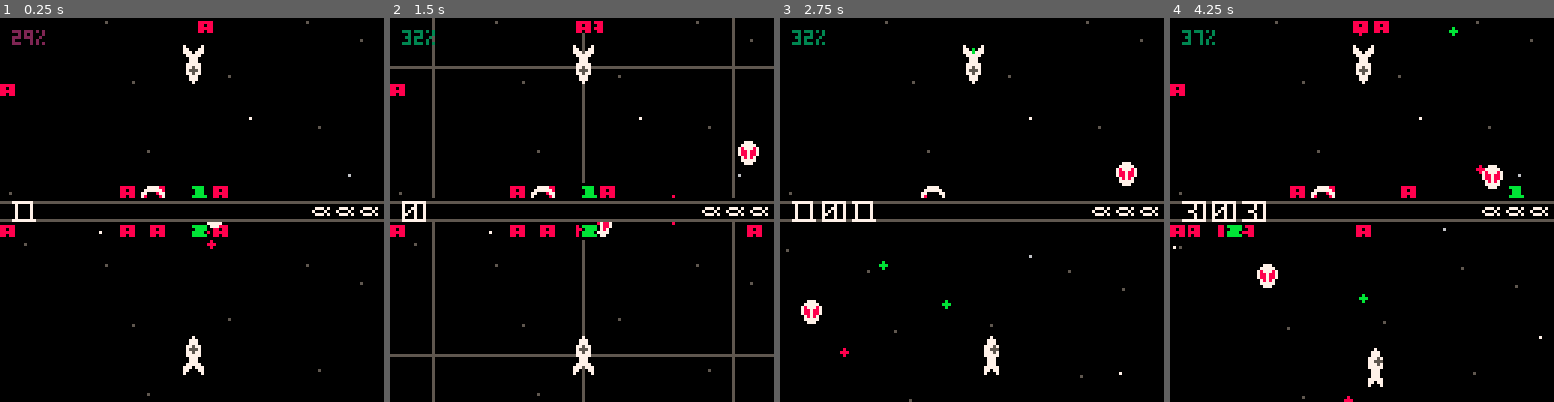
Above: before the commit, frames 1-4 (left to right).
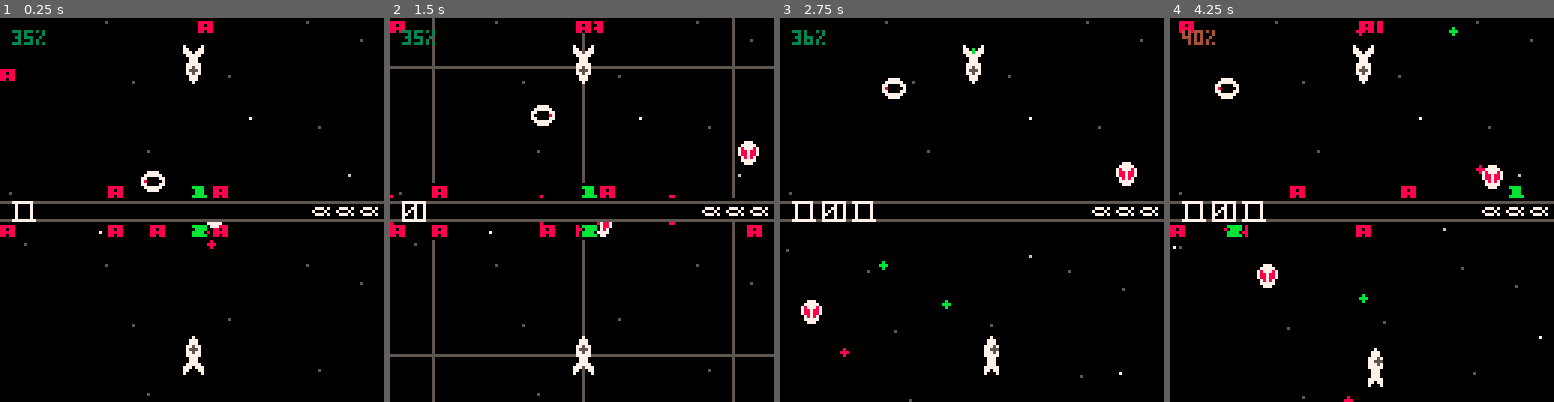
Above: after the commit, the same moments.

Repository: catnipped/friendlyfire
Game: PICO-8 cartridge friendlyfire.p8
Two runs of this game, one before a commit and one after it. Both use one fixed random seed, a clock stepped at 60 frames per second and the inputs below.
Inputs:
- Up to frame 1 (0.25 s): no input
- Up to frame 2 (1.5 s): tap O (Z key) at 0.7 s
- Up to frame 3 (2.75 s): hold Right 1.6-2.1 s; tap O (Z key) at 1.7, 2.1, 2.5 s; hold Up 2.15-2.42 s; hold Right from 2.47 s (still down)
- Up to frame 4 (4.25 s): tap O (Z key) every 0.4 s from 2.9 to 4.1 s; release Right at 3.03 s; hold Left 3.08-3.58 s; hold Down 3.63-3.97 s; hold Right from 4.02 s (still down)

The runs differ from the first frame. In frame 1, 1.0% of the frame differs, in the area x 0-43%, y 3-58%; in frame 2, 1.0%; in frame 3, 0.3%; in frame 4, 1.4%, in the area x 0-58%, y 0-58%.

Commit message:
new robot

Diff:
--- a/friendlyfire.p8
+++ b/friendlyfire.p8
@@ -25,7 +25,9 @@
 		},
 		vector = {
 			up = {0,-1},
-			down = {0,1}
+			down = {0,1},
+			left = {-1,0},
+			right = {1,0}
 		},
 		stars = initstars(64,3)
 	}
@@ -364,16 +366,16 @@
 end
 
 -- projectile
-function spawnprojectile(p,color)
+function spawnprojectile(p,color,rad,vel)
 	local proj = {
 		id = p.id,
 		type = "projectile",
 		origin = p.type,
 		x = p.x,
 		y =  p.y,
-		rad = 1,
+		rad = rad or 1,
 		vector = p.projdir,
-		velocity = 1.2,
+		velocity = vel or 1.2,
 		color = color,
 		death = false,
 	}
@@ -422,7 +424,15 @@
 			projdir = {0,0},
 			velocity = 0.3,
 			movement = function(enemy, time, events)
-				-- enemy.vector = {sin(time%1),sin(time%1)}
+				if every(120) then
+					local vlist = {const.vector.up,const.vector.left,const.vector.down,const.vector.right}
+					enemy.vector = vlist[1+flr(rnd(4))]
+					enemy.projdir = {-enemy.vector[1],-enemy.vector[2]}
+				end
+				if every(180) then
+					local lproj = spawnprojectile(enemy,8,2,0.5)
+					add(events,{type = "projectile", object = lproj})
+				end
 			end,
 			gfx = function(enemy, time)
 				palt(15,true)
@@ -888,14 +898,14 @@
 
 
 __gfx__
-00000000000000000000000000000000ff7777ff00000000007770000077000007700000070000000700000000000000f0000ffff00000fff00000ff00000000
-00000000000000000000000007770700f777777f0000000007777700077870007e8700000770000077000000000000000bbbb0ff0bbbbb0f0888880f00000000
-007007000007000000070000700070007700007700000000787778707778870078070000070777770700000000000000f0bbb0fff0bbbb0f0880880f00000000
-000770000077700000777000077707007000000700000000788788707880070007700000770000000770000000000000f0bbb0ff0bbbb0ff0888880f00000000
-0007700000777000007770000000000077000077000000007887887007807000000000007008000800700000000000000bbbbb0f0bbbbb0f0880880f00000000
-00700700077577000777570000000000f777777f00000000078787000077000000000000708800088070000000000000f00000fff00000fff00f00ff00000000
-00000000075557000775550000000000ff7777ff00000000077777000000000000000000708880888070000000000000ffffffffffffffffffffffff00000000
-00000000077577000777570000000000ffffffff00000000007770000000000000000000700880880070000000000000ffffffffffffffffffffffff00000000
+00000000000000000000000000000000ff7777fff77777ff007770000077000007700000070000000700000000000000f0000ffff00000fff00000ff00000000
+00000000000000000000000007770700f777777f7000007f07777700077870007e8700000770000077000000000000000bbbb0ff0bbbbb0f0888880f00000000
+00700700000700000007000070007000770000777070707f787778707778870078070000070777770700000000000000f0bbb0fff0bbbb0f0880880f00000000
+00077000007770000077700007770700700000077007007f788788707880070007700000770000000770000000000000f0bbb0ff0bbbb0ff0888880f00000000
+00077000007770000077700000000000770000777070707f7887887007807000000000007008000800700000000000000bbbbb0f0bbbbb0f0880880f00000000
+00700700077577000777570000000000f777777f7000007f078787000077000000000000708800088070000000000000f00000fff00000fff00f00ff00000000
+00000000075557000775550000000000ff7777fff77777ff077777000000000000000000708880888070000000000000ffffffffffffffffffffffff00000000
+00000000077577000777570000000000ffffffffffffffff007770000000000000000000700880880070000000000000ffffffffffffffffffffffff00000000
 07000000077777000777770000000000ff77f0fffff707fffff007fffff777ff7000007007080008070000000000000000000000000000000000000000000000
 77700000007770000077700000000000f7777f0ffff7777fff77777fff77777f7700077007000000070000000000000000000000000000000000000000000000
 07000000007770000077700000000000ff7777fff0777777ff777777fff777777870787000777777700000000000000000000000000000000000000000000000
